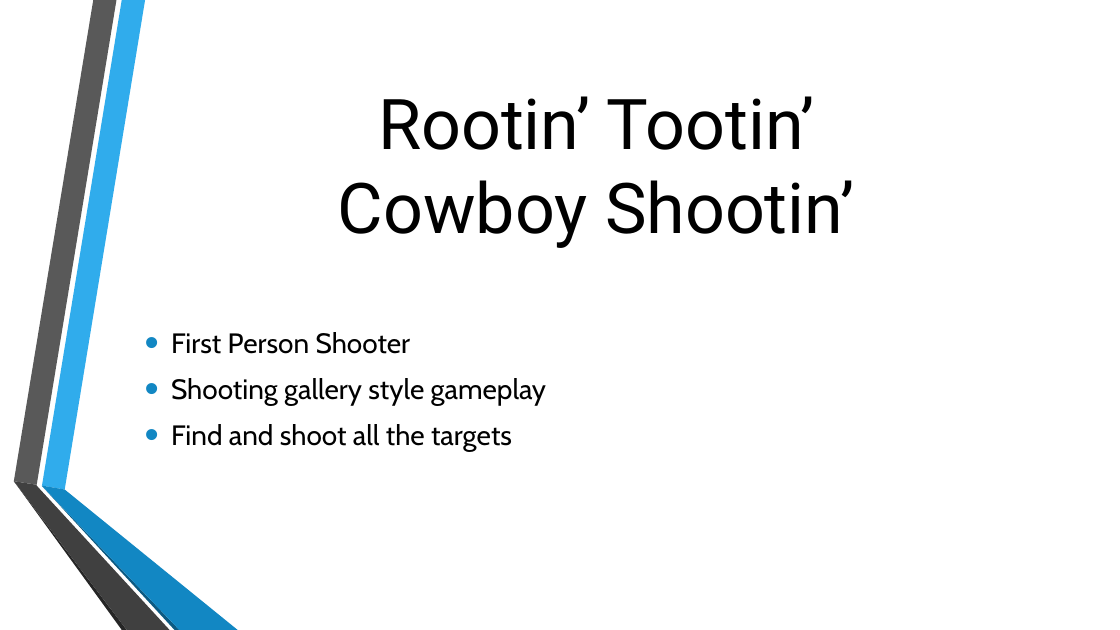
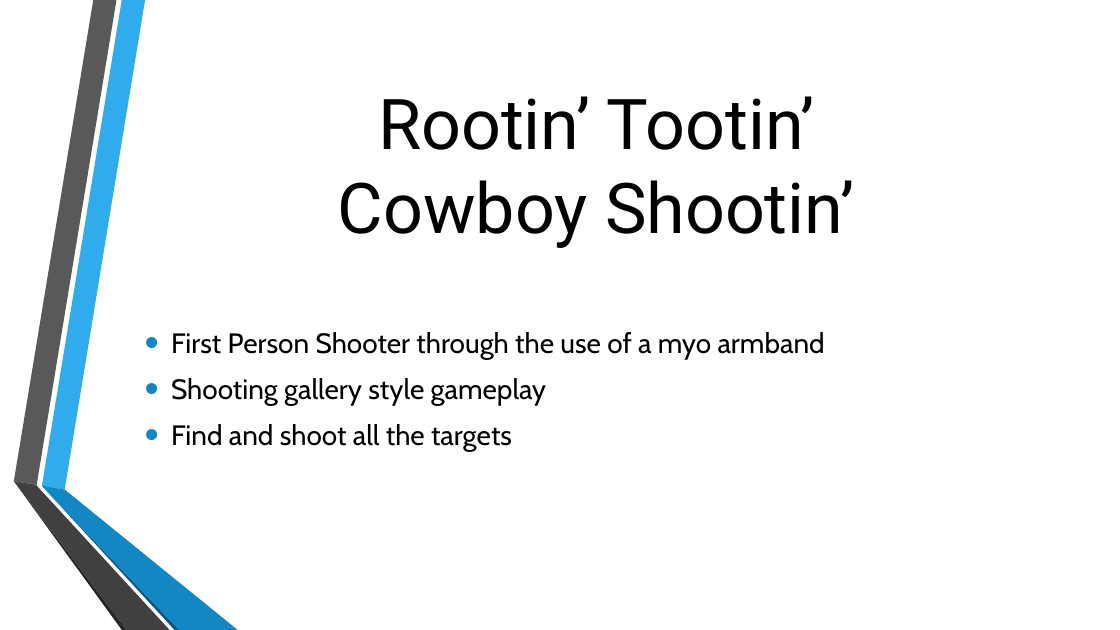
Before and after one commit to BrianD147/Gesture-Based-UI-Development-Project, a slide deck: slide 2 of Gesture Based UI Project.pptx. Drawn at 1120x630 pixels with LibreOffice and Linux fonts; fonts in the diff are those of the drawing; background and template pictures are left out. Boxes give left, top, right and bottom in pixels: in the first picture for what was removed or moved away, otherwise in the second. Text is boxed around its words. In the diff, an @@ line names an element or a change of style, - is before the commit and + after.

```diff
--- a/Gesture Based UI Project.pptx
+++ b/Gesture Based UI Project.pptx
@@ text at bbox=[171, 332, 825, 359]: text changed @@
-• First Person Shooter
+• First Person Shooter through the use of a myo armband
```
Also in this commit, not shown: 1 slide added, 9 other files.
